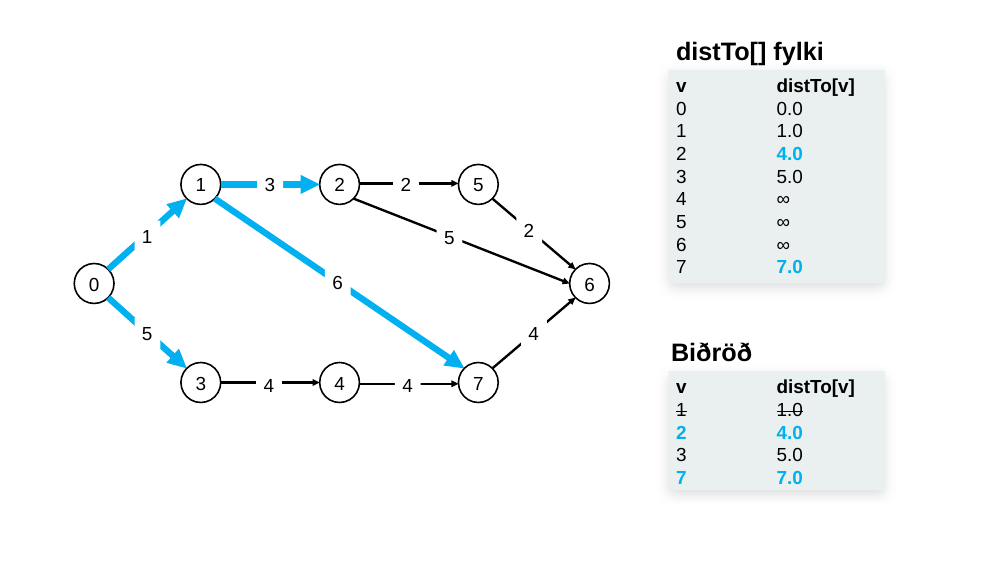
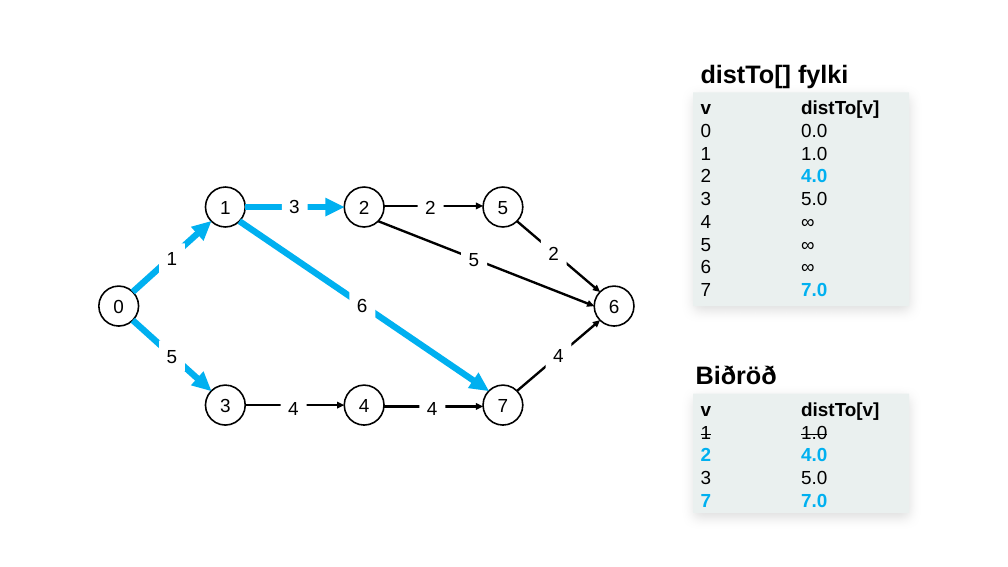
Before and after one commit to lvthnn/TOL203G, a slide deck: slide 3 of HD11/src/V3/dijkstra.pptx. Drawn at 1008x567 pixels with LibreOffice and Linux fonts; fonts in the diff are those of the drawing. Boxes give left, top, right and bottom in pixels: in the first picture for what was removed or moved away, otherwise in the second. Text is boxed around its words. In the diff, an @@ line names an element or a change of style, - is before the commit and + after.

```diff
--- a/HD11/src/V3/dijkstra.pptx
+++ b/HD11/src/V3/dijkstra.pptx
@@ 7 arrows, 3 texts, 1 rectangle: place and size @@
-7 arrows, 3 texts, 1 rectangle at [108, 178, 885, 490]
+7 arrows, 3 texts, 1 rectangle at [133, 200, 910, 513]
@@ 9 texts, 8 ellipses, 3 arrows, 1 rectangle: place and size @@
-9 texts, 8 ellipses, 3 arrows, 1 rectangle at [74, 41, 885, 403]
+9 texts, 8 ellipses, 3 arrows, 1 rectangle at [99, 64, 910, 425]
```
Also in this commit, not shown: 9 other slides changed, 1 slide added, 11 other files.
